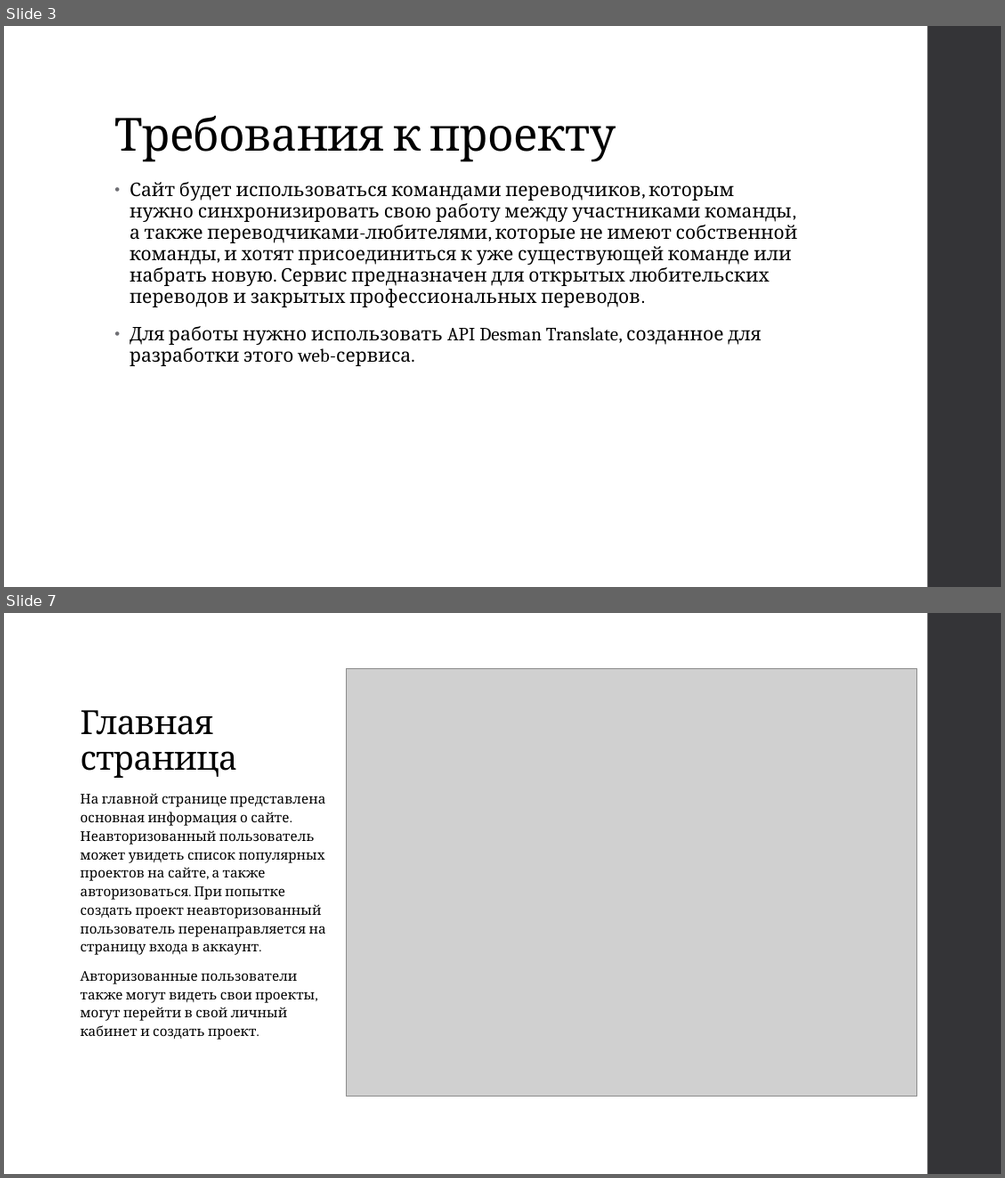
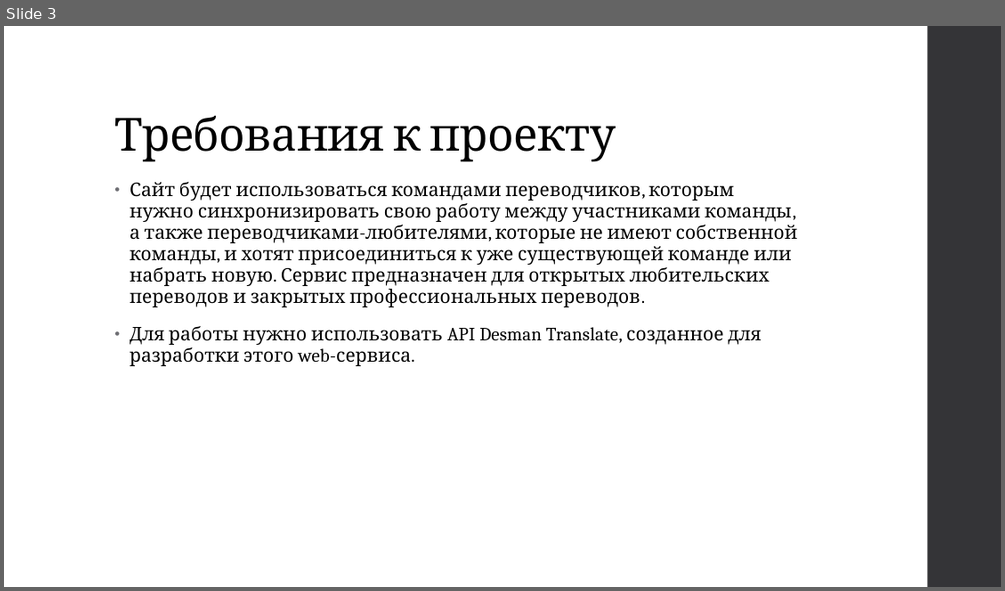
Before and after one commit to ipaingo/study, a slide deck: вебы/презентация/Веб-сервис для коллективных переводов.pptx. Shown one above the other, each under a label of ours: slides 3 and 7 before the commit, slide 3 after it; the slides between them are not shown. The pictures are 1005x1178 and 1005x591 pixels, drawn with LibreOffice and Linux fonts; fonts in the diff are those of the drawing; grey boxes stand for pictures. Boxes give left, top, right and bottom in pixels: in the first picture for what was removed or moved away, otherwise in the second. Text is boxed around its words. In the diff, an @@ line names an element or a change of style, - is before the commit and + after.

```diff
--- a/вебы/презентация/Веб-сервис для коллективных переводов.pptx
+++ b/вебы/презентация/Веб-сервис для коллективных переводов.pptx
@@ slide 7 removed at box(4, 613, 1001, 1174), background #FFFFFF; not listed: 1 template element that a slide beside it also shows @@
@@ picture removed at box(347, 668, 918, 1096) @@
@@ title removed at box(81, 710, 237, 778) @@
-Главная страница
@@ text removed at box(81, 793, 326, 1039) @@
-На главной странице представлена основная информация о сайте. Неавторизованный пользователь может увидеть список популярных проектов на сайте, а также авторизоваться. При попытке создать проект неавторизованный пользователь перенаправляется на страницу входа в аккаунт.
-Авторизованные пользователи также могут видеть свои проекты, могут перейти в свой личный кабинет и создать проект.
```
Also in this commit, not shown: 5 slides changed, 16 slides added, 3 other slides removed.
